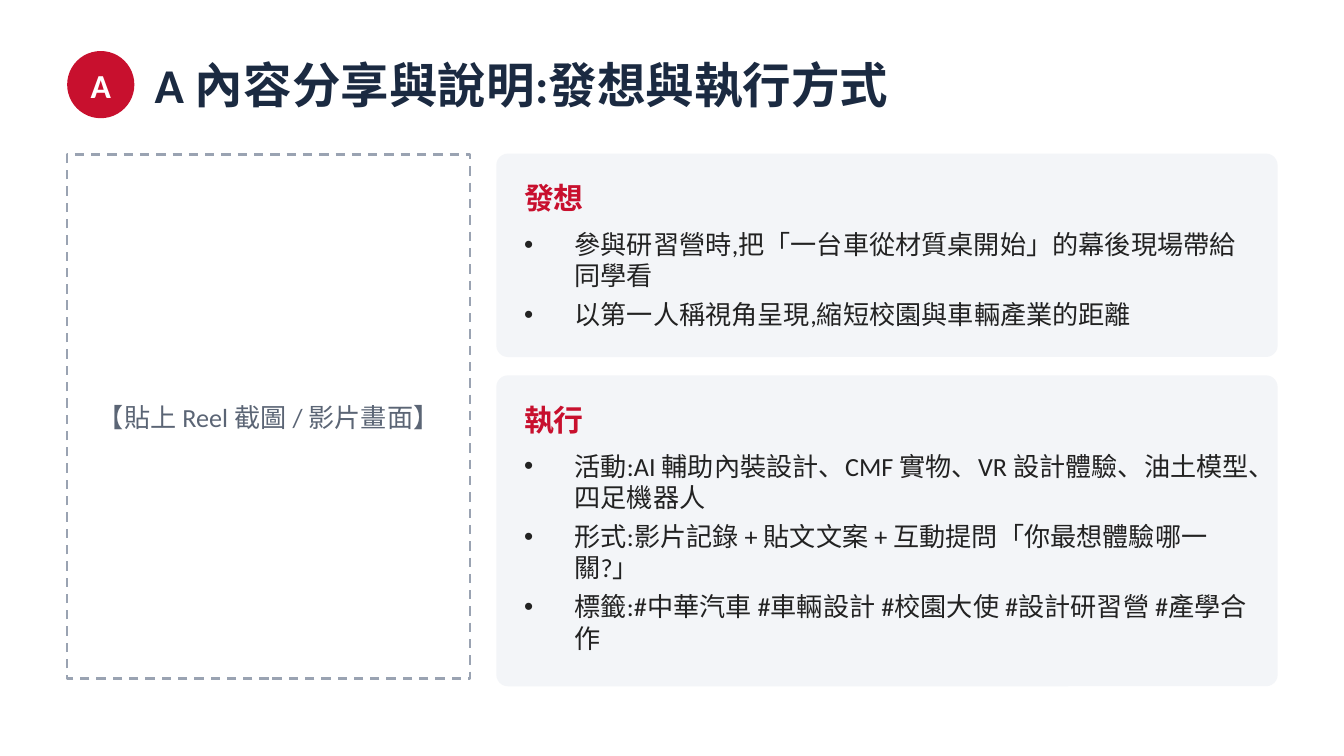
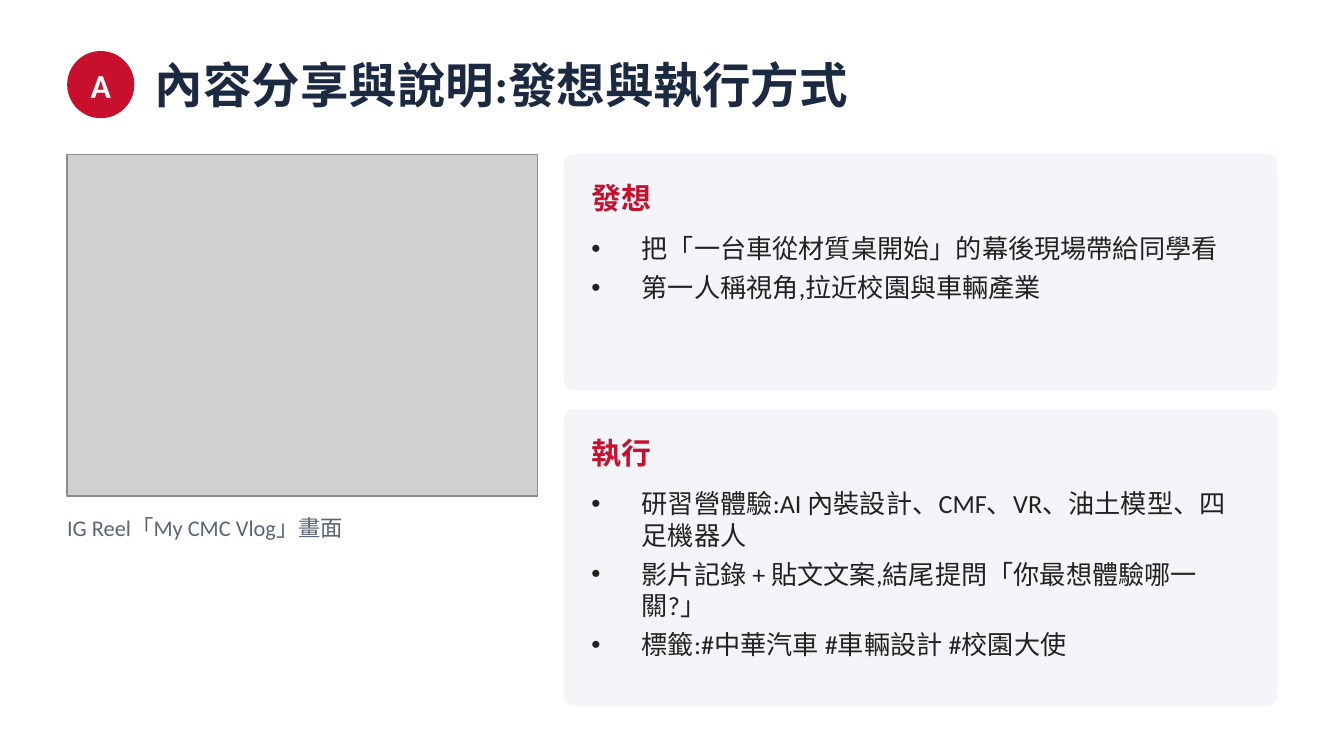
Before and after one commit to tobychien/project-hub, a slide deck: slide 4 of deliverables/CMC_10月_AB任務簡報.pptx. Drawn at 1344x756 pixels with LibreOffice and Linux fonts; fonts in the diff are those of the drawing; grey boxes stand for pictures. Boxes give left, top, right and bottom in pixels: in the first picture for what was removed or moved away, otherwise in the second. Text is boxed around its words. In the diff, an @@ line names an element or a change of style, - is before the commit and + after.

```diff
--- a/deliverables/CMC_10月_AB任務簡報.pptx
+++ b/deliverables/CMC_10月_AB任務簡報.pptx
@@ text at (155,61,848,108): text changed @@
-A 內容分享與說明:發想與執行方式
+內容分享與說明:發想與執行方式
@@ rectangle removed at (67,155,470,679) @@
@@ picture added at (67,155,538,496) @@
@@ rounded rectangle: place and size @@
-rounded rectangle at (497,155,1277,356)
+rounded rectangle at (564,155,1277,390)
@@ rounded rectangle at (564,155,1277,390): proportions changed @@
@@ text "發想": place and size @@
-text "發想" at (524,183,584,212)
+text "發想" at (591,183,651,212)
@@ text at (642,236,1218,300): text changed @@
-• 參與研習營時,把「一台車從材質桌開始」的幕後現場帶給同學看
-• 以第一人稱視角呈現,縮短校園與車輛產業的距離
+• 把「一台車從材質桌開始」的幕後現場帶給同學看
+• 第一人稱視角,拉近校園與車輛產業
@@ rounded rectangle at (564,410,1277,706): proportions changed @@
@@ rounded rectangle: place and size @@
-rounded rectangle at (497,376,1277,685)
+rounded rectangle at (564,410,1277,706)
@@ text "執行": place and size @@
-text "執行" at (524,405,584,434)
+text "執行" at (591,438,651,467)
@@ text at (642,491,1226,657): text changed @@
-• 活動:AI 輔助內裝設計、CMF 實物、VR 設計體驗、油土模型、四足機器人
-• 形式:影片記錄 + 貼文文案 + 互動提問「你最想體驗哪一關?」
-• 標籤:#中華汽車 #車輛設計 #校園大使 #設計研習營 #產學合作
+• 研習營體驗:AI 內裝設計、CMF、VR、油土模型、四足機器人
+• 影片記錄 + 貼文文案,結尾提問「你最想體驗哪一關?」
+• 標籤:#中華汽車 #車輛設計 #校園大使
@@ text at (67,517,343,540): text changed; size 14 to 12 pt @@
-【貼上 Reel 截圖 / 影片畫面】
+IG Reel「My CMC Vlog」畫面
```
Also in this commit, not shown: 9 other slides changed, 1 slide added.
